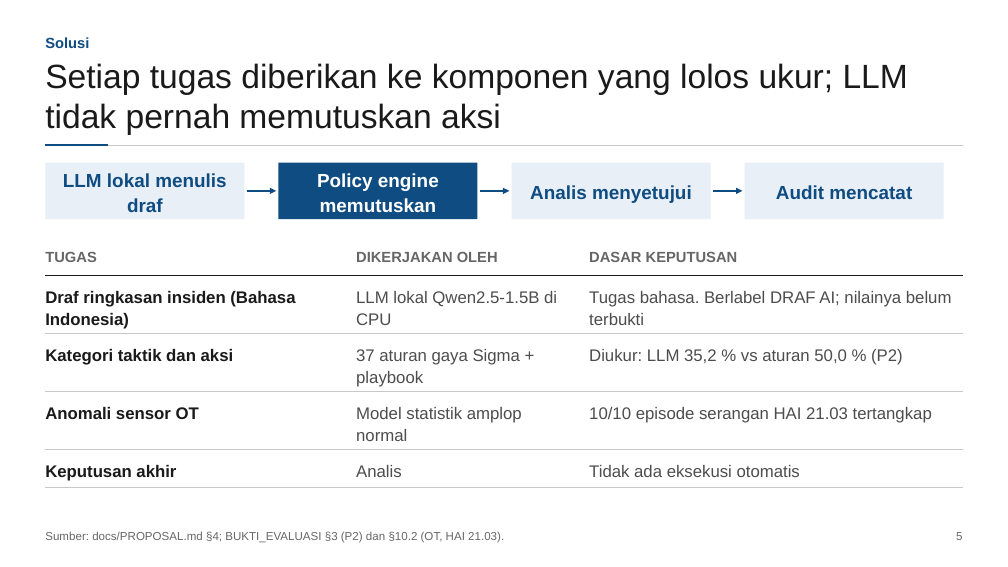
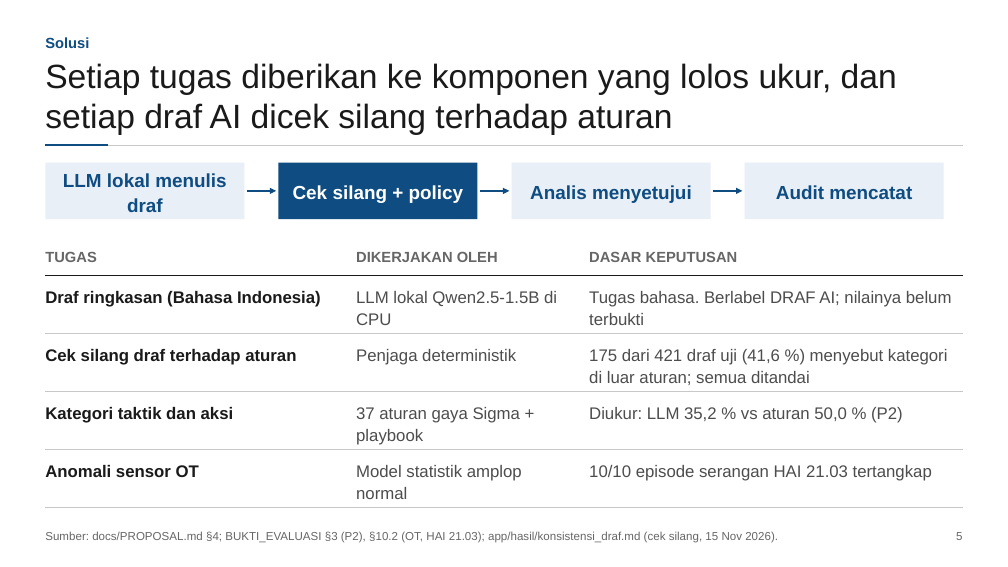
Before and after one commit to poggymacello/perisai-respon, a slide deck: slide 5 of aset_kirim/slide/PERISAI-RESPON_Slide_Teknis.pptx. Drawn at 1008x567 pixels with LibreOffice and Linux fonts; fonts in the diff are those of the drawing. Boxes give left, top, right and bottom in pixels: in the first picture for what was removed or moved away, otherwise in the second. Text is boxed around its words. In the diff, an @@ line names an element or a change of style, - is before the commit and + after.

Commit message:
Cek silang draf AI, penjaga aset OT, paket penerapan satuan, jalur juri 3 menit
- Aplikasi: draf AI yang menyebut kategori di luar temuan aturan ditandai dan dicatat di audit (175 dari 421 draf uji, 41,6 %)
- Aplikasi: usulan isolasi untuk host HMI-/PLC-/SCADA- dan daftar aset satuan menjadi eskalasi
- Aplikasi: muat data contoh idempoten (tidak ada kasus ganda di demo web)
- docs/PENERAPAN_SATUAN.md: peta kebutuhan, skenario posko, instalasi air-gapped, pilot 30 hari, biaya, risiko
- README: bagian Untuk juri, hasil cek silang, deklarasi narasi TTS
- Slide teknis, screenshot 15 Nov, susunan tim (Poggy ketua, Aziz, Hasri)
- Video: narasi bagian draf AI dan skrip narasi suara sintetis

```diff
--- a/aset_kirim/slide/PERISAI-RESPON_Slide_Teknis.pptx
+++ b/aset_kirim/slide/PERISAI-RESPON_Slide_Teknis.pptx
@@ text at [45,63,897,135]: text changed @@
-Setiap tugas diberikan ke komponen yang lolos ukur; LLM tidak pernah memutuskan aksi
+Setiap tugas diberikan ke komponen yang lolos ukur, dan setiap draf AI dicek silang terhadap aturan
@@ text in rectangle at [293,185,464,203]: text changed @@
-Policy engine memutuskan
+Cek silang + policy
@@ text at [45,291,321,307]: text changed @@
-Draf ringkasan insiden (Bahasa Indonesia)
+Draf ringkasan (Bahasa Indonesia)
@@ text added at [45,349,296,365], 16 pt, text #1A1A1A, bold @@
+Cek silang draf terhadap aturan
@@ text added at [356,349,516,365], 16 pt, text #4D4D4D @@
+Penjaga deterministik
@@ text added at [589,349,948,385], 16 pt, text #4D4D4D @@
+175 dari 421 draf uji (41,6 %) menyebut kategori di luar aturan; semua ditandai
@@ 3 texts: place and size @@
-3 texts at [45,349,903,387]
+3 texts at [45,407,903,445]
@@ text removed at [45,465,176,481] @@
-Keputusan akhir
@@ text removed at [356,465,402,477] @@
-Analis
@@ 3 texts: place and size @@
-3 texts at [45,407,932,441]
+3 texts at [45,465,932,499]
@@ text removed at [589,465,800,477] @@
-Tidak ada eksekusi otomatis
@@ line moved from (45, 488) - (963, 488) to (45, 507) - (963, 507) @@
@@ text at [45,531,778,543]: text changed @@
-Sumber: docs/PROPOSAL.md §4; BUKTI_EVALUASI §3 (P2) dan §10.2 (OT, HAI 21.03).
+Sumber: docs/PROPOSAL.md §4; BUKTI_EVALUASI §3 (P2), §10.2 (OT, HAI 21.03); app/hasil/konsistensi_draf.md (cek silang, 15 Nov 2026).
```
Also in this commit, not shown: 12 other slides changed, 38 other files.
